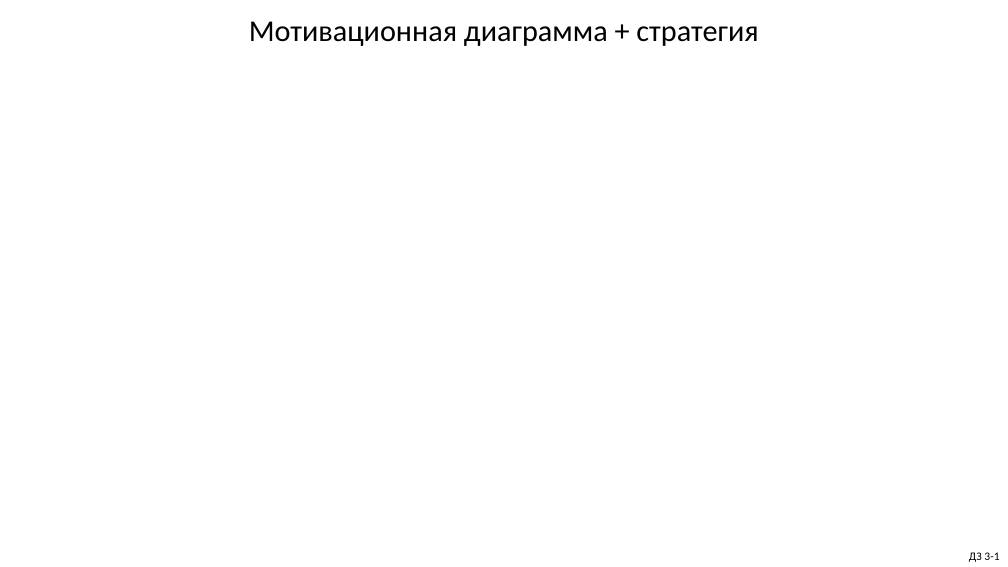
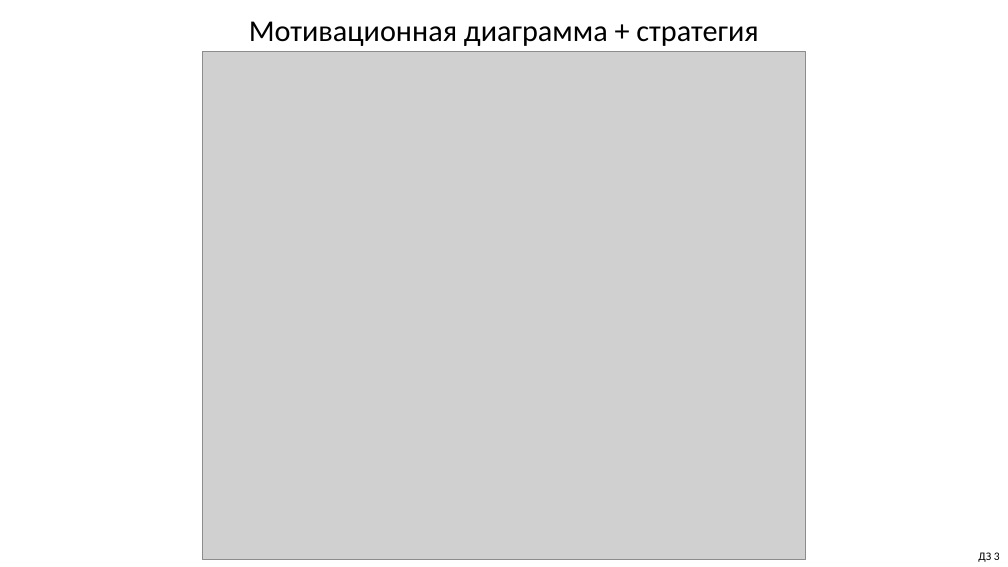
Before and after one commit to alexander-lis/otus, a slide deck: slide 4 of Enterprise Architect/Презентация.pptx. Drawn at 1008x567 pixels with LibreOffice and Linux fonts; fonts in the diff are those of the drawing; grey boxes stand for pictures. Boxes give left, top, right and bottom in pixels: in the first picture for what was removed or moved away, otherwise in the second. Text is boxed around its words. In the diff, an @@ line names an element or a change of style, - is before the commit and + after.

```diff
--- a/Enterprise Architect/Презентация.pptx
+++ b/Enterprise Architect/Презентация.pptx
@@ picture added at (203, 51, 806, 560) @@
@@ text at (978, 552, 1000, 562): text changed @@
-ДЗ 3-1
+ДЗ 3
```
Also in this commit, not shown: 5 slides added, 15 other files.
